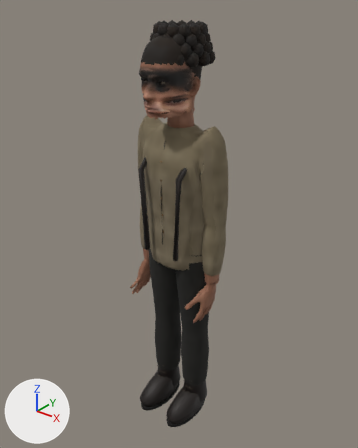
One commit to the Blender file design/ep2/town/autonomy-20261022/sources/boy/boy.blend: the scene before it, then after it.
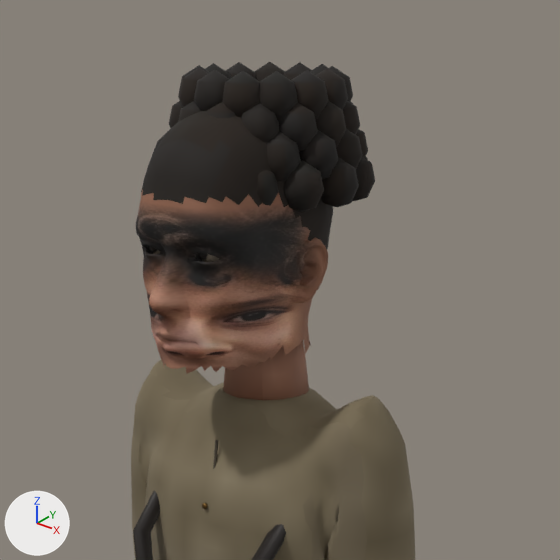
Each version appears first whole from a 50 mm lens placed at (0.822, -1.033, 1.314), pointed at (-0.012, 0.01, 0.667), and next in a close-up on the part from 27% to 77% of the width and 0% to 40% of the height. Every picture has the same lights, and +X, +Y and +Z are marked at lower left. The first two pictures are the older version.

Names of what the first close-up shows: 'townsboy_body'.
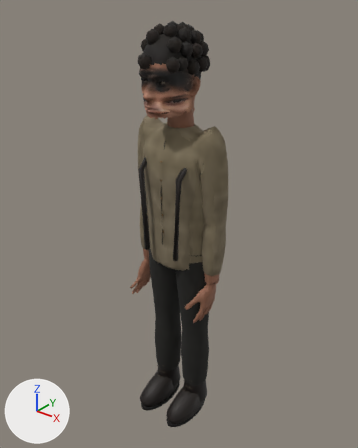
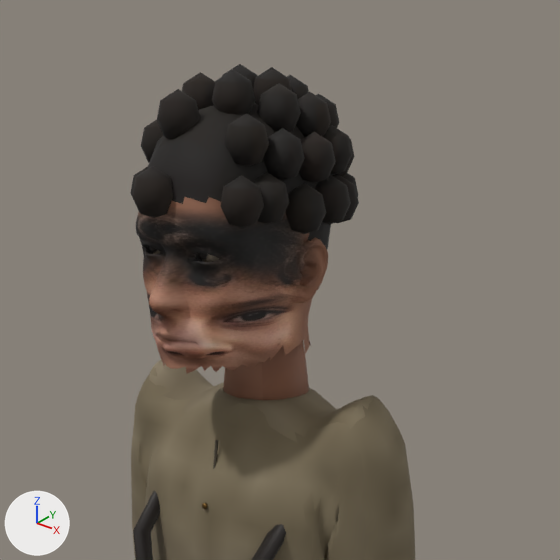
The change, as a list of edits to the scene's bpy script:
```text
Change me_townsboy_mesh:
    used by ob_townsboy_body; location = (0.0, 0.0, 0.0)
    remove me_townsboy_mesh.from_pydata(...)  # 14244 vertices, 16947 faces; spans x -0.171..0.152, y -0.138..0.097, z 0.0..1.229
    add me_townsboy_mesh.from_pydata(...)  # 13924 vertices, 16547 faces; spans x -0.171..0.152, y -0.138..0.097, z 0.0..1.232
    me_townsboy_mesh part 1: 10 loose pieces with 320 vertices, spanning x -0.07..0.069, y -0.069..0.06, z 1.191..1.229, are deleted
    me_townsboy_mesh part 2: 1344 vertices moved from x -0.088..0.09, y -0.089..0.089, z 1.128..1.229 to x -0.086..0.084, y -0.138..0.077, z 1.11..1.232
    me_townsboy_mesh part 3: 9562 kept faces spanning x -0.171..0.152, y -0.138..0.097, z 0.0..1.232 get new texture (UV) coordinates
```

Pixel boxes (x1, y1, x2, y2) of what changed, in the close-ups (560 x 560 px; the box of a moved part takes in the faces that stretch with it):
'townsboy_body', reshaped: before (131, 62, 415, 560); after (130, 64, 415, 560)
part 1 of me_townsboy_mesh, deleted: before (178, 62, 348, 121)
part 2 of me_townsboy_mesh, moved or reshaped: before (167, 62, 375, 212); after (130, 64, 359, 234)
part 3 of me_townsboy_mesh, surface changed: before (141, 62, 382, 413); after (130, 64, 382, 413)
